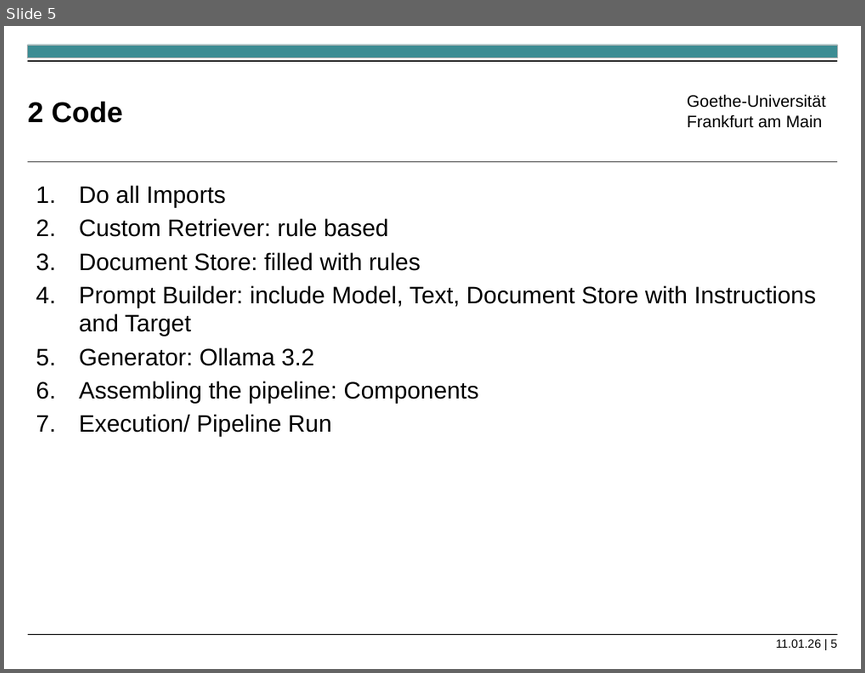
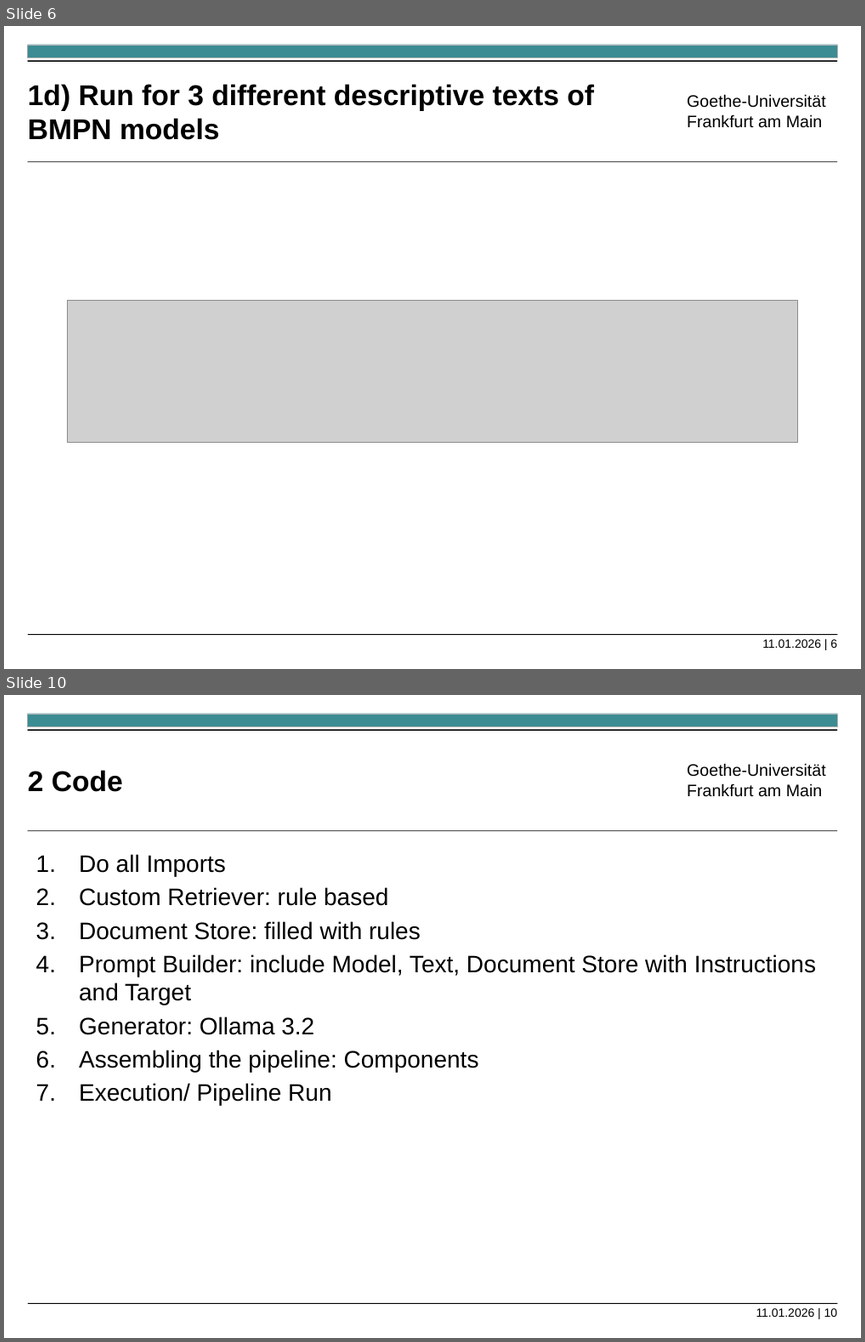
Before and after one commit to Luggashh/Praktikum-Wirtschaftsinformatik, a slide deck: Exercise 5/Excercise5_2_Presentation.pptx. Shown one above the other, each under a label of ours: slide 5 before the commit, slides 6 and 10 after it; the slides between them are not shown. The pictures are 865x673 and 865x1342 pixels, drawn with LibreOffice and Linux fonts; fonts in the diff are those of the drawing; grey boxes stand for pictures. Boxes give left, top, right and bottom in pixels: in the first picture for what was removed or moved away, otherwise in the second. Text is boxed around its words. In the diff, an @@ line names an element or a change of style, - is before the commit and + after.

```diff
--- a/Exercise 5/Excercise5_2_Presentation.pptx
+++ b/Exercise 5/Excercise5_2_Presentation.pptx
@@ slide 6 added at (4,26,861,669), background #FFFFFF; not listed: 5 template elements that a slide beside it also shows @@
@@ title added at (28,84,594,140), 24 pt, text #000000, bold @@
+1d) Run for 3 different descriptive texts of BMPN models
@@ picture added at (68,301,796,442) @@
@@ text added at (762,639,837,647), 10 pt, text #000000 @@
+11.01.2026 | 6
@@ what was slide 5 is now slide 10 @@
@@ text at (756,1308,838,1316): text changed @@
-11.01.26 | 5
+11.01.2026 | 10
```
Also in this commit, not shown: 6 slides changed, 11 other slides added.
